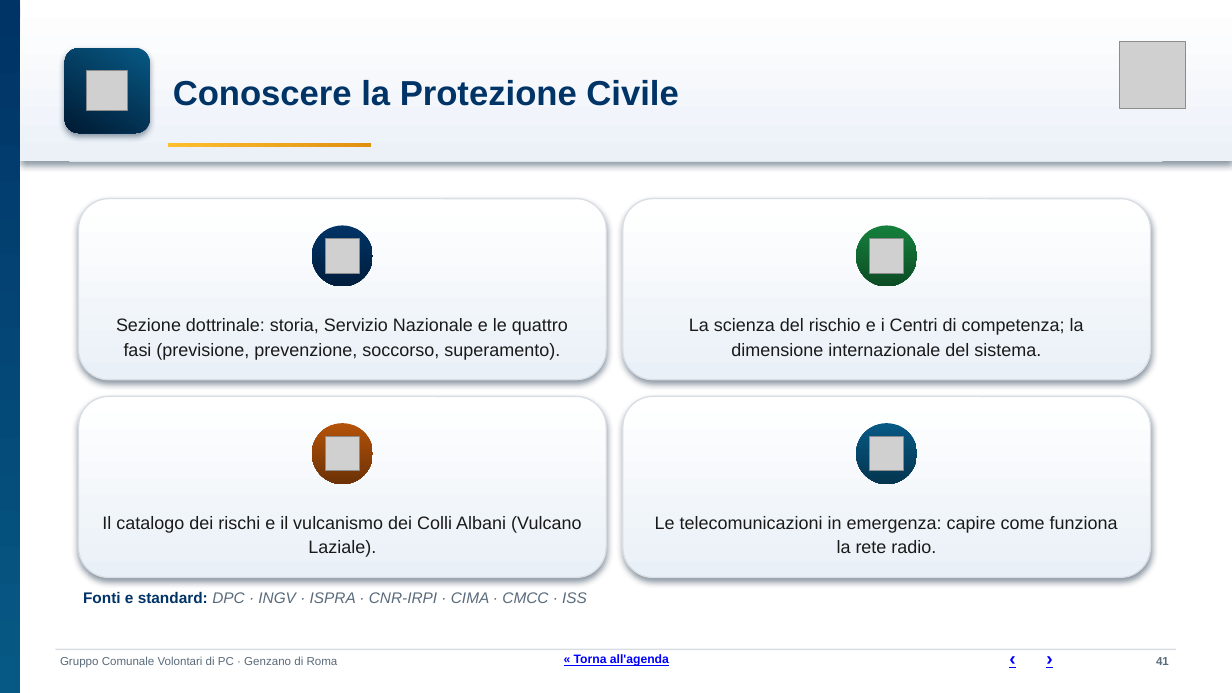
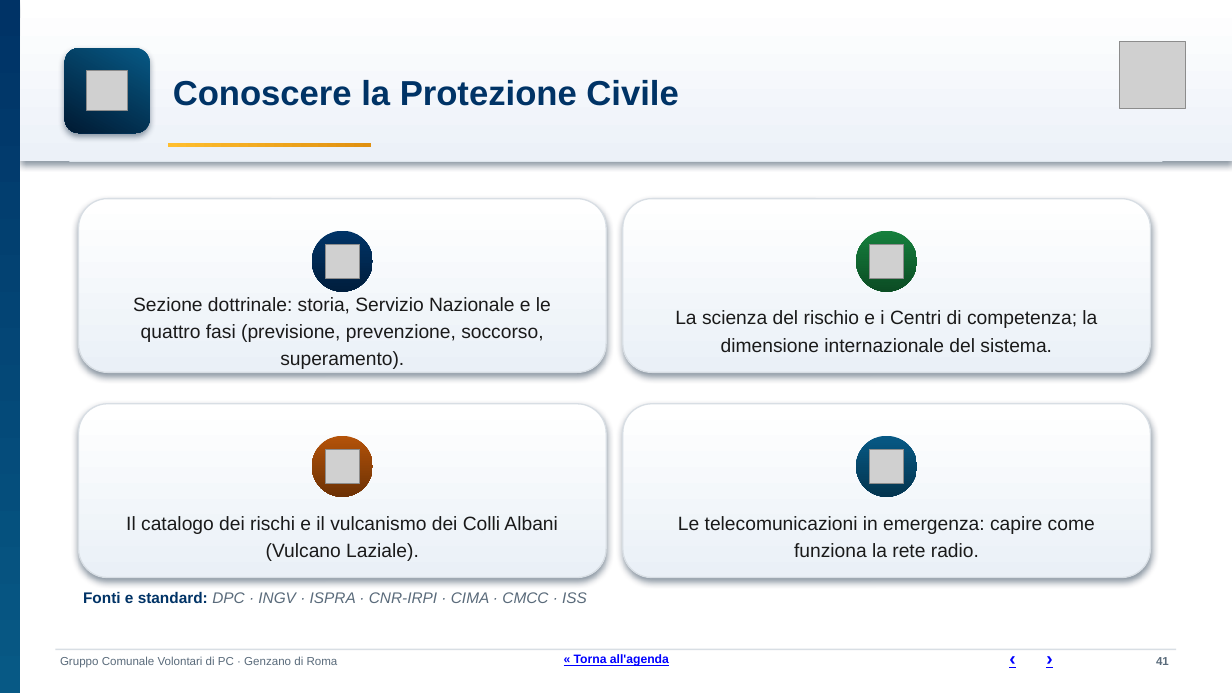
Before and after one commit to SviluppoItaliaDigitale/sito-pc-genzano, a slide deck: slide 41 of static/manuali/presentazione-struttura-sito.pptx. Drawn at 1232x693 pixels with LibreOffice and Linux fonts; fonts in the diff are those of the drawing; grey boxes stand for pictures. Boxes give left, top, right and bottom in pixels: in the first picture for what was removed or moved away, otherwise in the second. Text is boxed around its words. In the diff, an @@ line names an element or a change of style, - is before the commit and + after.

Commit message:
Deck: font ufficiale Titillium Web (come il portale, auto-installato dal repo) + testi ricentrati e card riequilibrate

```diff
--- a/static/manuali/presentazione-struttura-sito.pptx
+++ b/static/manuali/presentazione-struttura-sito.pptx
@@ rounded rectangle: place and size @@
-rounded rectangle at bbox=[79, 199, 606, 380]
+rounded rectangle at bbox=[79, 199, 606, 372]
@@ rounded rectangle: place and size @@
-rounded rectangle at bbox=[623, 199, 1151, 380]
+rounded rectangle at bbox=[623, 199, 1151, 372]
@@ 2 pictures, 2 ellipses: place and size @@
-2 pictures, 2 ellipses at bbox=[312, 226, 917, 287]
+2 pictures, 2 ellipses at bbox=[312, 231, 917, 292]
@@ text "Sezione dottrinale: storia, Servizio Nazionale ...": place and size @@
-text "Sezione dottrinale: storia, Servizio Nazionale ..." at bbox=[116, 318, 568, 360]
+text "Sezione dottrinale: storia, Servizio Nazionale ..." at bbox=[133, 297, 551, 369]
@@ size 14 to 15 pt; line spacing 1.12 to 1.18; vertical alignment top to middle in 4 elements at bbox=[126, 516, 557, 561], bbox=[678, 516, 1095, 557], bbox=[133, 297, 551, 369], bbox=[675, 310, 1097, 352] @@
@@ text "La scienza del rischio e ...": place and size @@
-text "La scienza del rischio e ..." at bbox=[689, 318, 1084, 356]
+text "La scienza del rischio e ..." at bbox=[675, 310, 1097, 352]
@@ rounded rectangle: place and size @@
-rounded rectangle at bbox=[79, 396, 606, 578]
+rounded rectangle at bbox=[79, 404, 606, 578]
@@ rounded rectangle: place and size @@
-rounded rectangle at bbox=[623, 396, 1151, 578]
+rounded rectangle at bbox=[623, 404, 1151, 578]
@@ ellipse: place and size @@
-ellipse at bbox=[312, 423, 373, 484]
+ellipse at bbox=[312, 436, 373, 497]
@@ picture: place and size @@
-picture at bbox=[325, 437, 360, 471]
+picture at bbox=[325, 449, 360, 483]
@@ ellipse: place and size @@
-ellipse at bbox=[856, 423, 917, 484]
+ellipse at bbox=[856, 436, 917, 497]
@@ picture: place and size @@
-picture at bbox=[870, 437, 904, 471]
+picture at bbox=[870, 449, 904, 483]
```
Also in this commit, not shown: 40 other slides changed, 2 other files.
